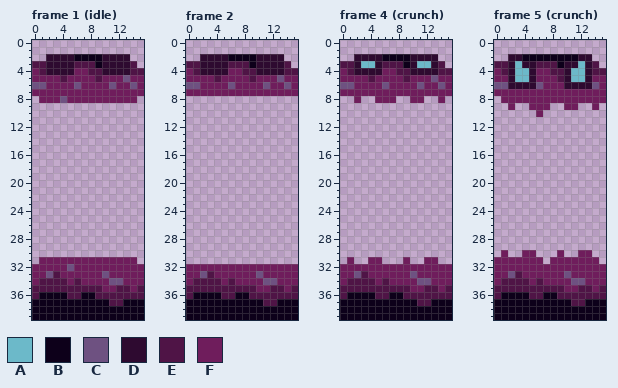
Pixel-art file -- assets/environment/cruncher/cruncher.aseprite. That is the earlier state.
16x40 pixels, 17 frames. Shown: frame 1 (idle), frame 2, frame 4 (crunch), frame 5 (crunch). The commit also changed other frames, which this record leaves out.
Visible layers, top first: "eyes", "Layer 1", "better_base".
Palette (. is transparent): A #6cb9c9  B #0d001a  C #6e5181  D #2e0a30  E #4f1446  F #6f1d5c
Pixels before, frame 1 (idle), first column x 0:
 2 ..DDDDBBBBDDDD..
 3 EEDDDDEEEBDDDDE.
 4 FEDDDDFFEEDDDDEE
 5 FFFFEFFFFEFFFCFF
 6 CCFFFFCFFFFCFFCF
 7 FFFFFFFFFFFFFFFF
 8 .FFFCFFFFFFFFFF.
 9 ................
10 ................
11 ................
12 ................
13 ................
14 ................
15 ................
16 ................
17 ................
18 ................
19 ................
20 ................
21 ................
22 ................
23 ................
24 ................
25 ................
26 ................
27 ................
28 ................
29 ................
30 ................
31 .FFFFFFFFFFFFFF.
32 FFFFFCFFFFFFFFFF
33 FFCEFFFFFFCFFFFF
34 FEEEEFEFFFFCCFFF
35 EEEEEEEEEEFFEEFE
36 EBBBBEEBBEEEEEEE
37 BBBBBBBBBBBEEBBB
38 BBBBBBBBBBBBBBBB
39 BBBBBBBBBBBBBBBB
Pixels before, frame 2, first column x 0:
 2 ..DDDDBBBBDDDD..
 3 EEDDDDEEEBDDDDE.
 4 FEDDDDFFEEDDDDEE
 5 FFFFEFFFFEFFFCFF
 6 CCFFFFCFFFFCFFCF
 7 FFFFFFFFFFFFFFFF
 8 ................
 9 ................
10 ................
11 ................
12 ................
13 ................
14 ................
15 ................
16 ................
17 ................
18 ................
19 ................
20 ................
21 ................
22 ................
23 ................
24 ................
25 ................
26 ................
27 ................
28 ................
29 ................
30 ................
31 ................
32 FFFFFFFFFFFFFFFF
33 FFCEFFFFFFCFFFFF
34 FEEEEFEFFFFCCFFF
35 EEEEEEEEEEFFEEFE
36 EBBBBEEBBEEEEEEE
37 BBBBBBBBBBBEEBBB
38 BBBBBBBBBBBBBBBB
39 BBBBBBBBBBBBBBBB
Pixels before, frame 4 (crunch), first column x 0:
 2 ..DDDDBBBBDDDD..
 3 EEDAADEEEBDAADE.
 4 FEDDDDFFEEDDDDEE
 5 FFFFEFFFFEFFFCFF
 6 CCFFFFCFFFFCFFCF
 7 FFFFFFFFFFFFFFFF
 8 ..F..FFF..FF..F.
 9 ................
10 ................
11 ................
12 ................
13 ................
14 ................
15 ................
16 ................
17 ................
18 ................
19 ................
20 ................
21 ................
22 ................
23 ................
24 ................
25 ................
26 ................
27 ................
28 ................
29 ................
30 ................
31 .F..FF...F..FF..
32 FFFFFFFFFFFFFFFF
33 FFCEFFFFFFCFFFFF
34 FEEEEFEFFFFCCFFF
35 EEEEEEEEEEFFEEFE
36 EBBBBEEBBEEEEEEE
37 BBBBBBBBBBBEEBBB
38 BBBBBBBBBBBBBBBB
39 BBBBBBBBBBBBBBBB
Pixels before, frame 5 (crunch), first column x 0:
 2 ..DDBBBBBBBBDD..
 3 EEDADDEEEBDDADE.
 4 FEDAADFFEEDAADEE
 5 FFDAADFFFEDAADFF
 6 CCDDDDCFFFDDDDCF
 7 FFFFFFFFFFFFFFFF
 8 .FFFFFFFFFFFFFFF
 9 ..F..FFF..FF..F.
10 ......F.........
11 ................
12 ................
13 ................
14 ................
15 ................
16 ................
17 ................
18 ................
19 ................
20 ................
21 ................
22 ................
23 ................
24 ................
25 ................
26 ................
27 ................
28 ................
29 ................
30 .F..FF...F..FF..
31 FFFFFFF.FFFFFFF.
32 FFFFFFFFFFFFFFFF
33 FFCEFFFFFFCFFFFF
34 FEEEEFEFFFFCCFFF
35 EEEEEEEEEEFFEEFE
36 EBBBBEEBBEEEEEEE
37 BBBBBBBBBBBEEBBB
38 BBBBBBBBBBBBBBBB
39 BBBBBBBBBBBBBBBB
New version:
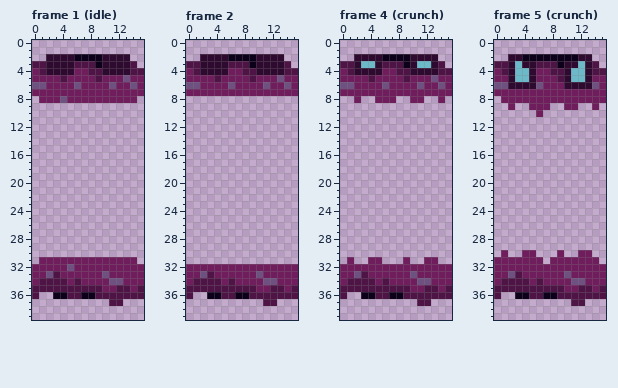
Edits made:
{"where": "frame 1 (idle), layer \"better_base\""}
{"frame":1,"y":36,"x":1,"old":"BB","new":".."}
{"frame":1,"y":37,"x":0,"old":"BBBBBBBBBBB","new":"..........."}
{"frame":1,"y":37,"x":13,"old":"BBB","new":"..."}
{"frame":1,"y":38,"x":0,"old":"BBBBBBBBBBBBBBBB","new":"................"}
{"frame":1,"y":39,"x":0,"old":"BBBBBBBBBBBBBBBB","new":"................"}
{"where": "frame 2, layer \"better_base\""}
{"frame":2,"y":36,"x":1,"old":"BB","new":".."}
{"frame":2,"y":37,"x":0,"old":"BBBBBBBBBBB","new":"..........."}
{"frame":2,"y":37,"x":13,"old":"BBB","new":"..."}
{"frame":2,"y":38,"x":0,"old":"BBBBBBBBBBBBBBBB","new":"................"}
{"frame":2,"y":39,"x":0,"old":"BBBBBBBBBBBBBBBB","new":"................"}
{"where": "frame 4 (crunch), layer \"better_base\""}
{"frame":4,"y":36,"x":1,"old":"BB","new":".."}
{"frame":4,"y":37,"x":0,"old":"BBBBBBBBBBB","new":"..........."}
{"frame":4,"y":37,"x":13,"old":"BBB","new":"..."}
{"frame":4,"y":38,"x":0,"old":"BBBBBBBBBBBBBBBB","new":"................"}
{"frame":4,"y":39,"x":0,"old":"BBBBBBBBBBBBBBBB","new":"................"}
{"where": "frame 5 (crunch), layer \"better_base\""}
{"frame":5,"y":36,"x":1,"old":"BB","new":".."}
{"frame":5,"y":37,"x":0,"old":"BBBBBBBBBBB","new":"..........."}
{"frame":5,"y":37,"x":13,"old":"BBB","new":"..."}
{"frame":5,"y":38,"x":0,"old":"BBBBBBBBBBBBBBBB","new":"................"}
{"frame":5,"y":39,"x":0,"old":"BBBBBBBBBBBBBBBB","new":"................"}
{"label":"erased","picture_box":[32,292,144,320]}
{"label":"erased","picture_box":[186,292,298,320]}
{"label":"erased","picture_box":[340,292,452,320]}
{"label":"erased","picture_box":[494,292,606,320]}
